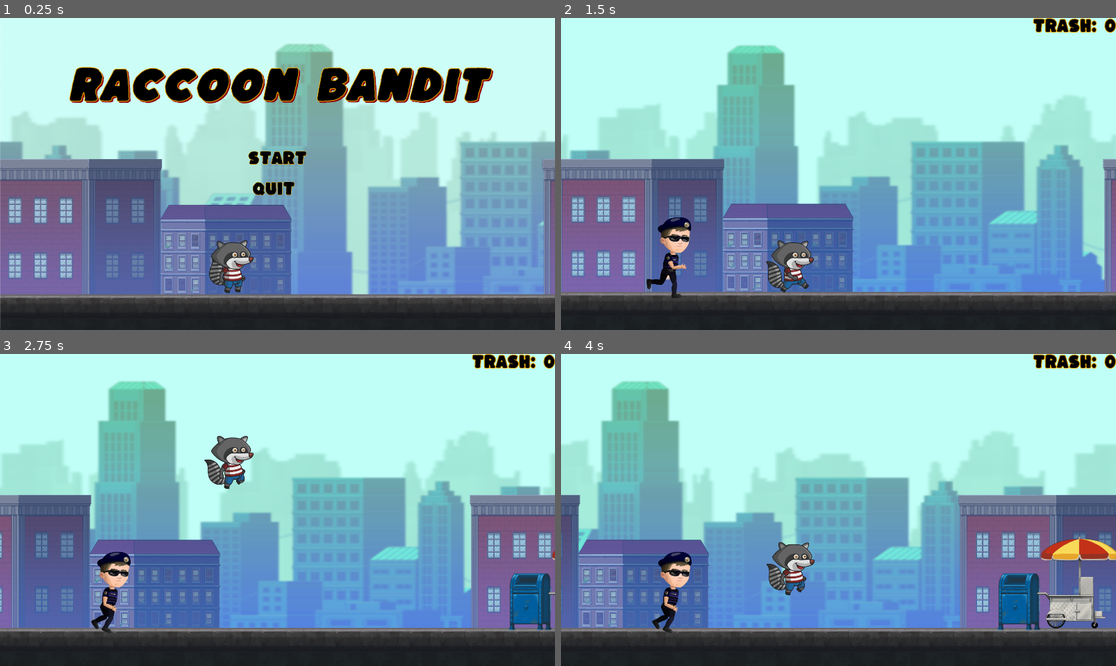
Above: before the commit, frames 1-4 (two rows, left to right).
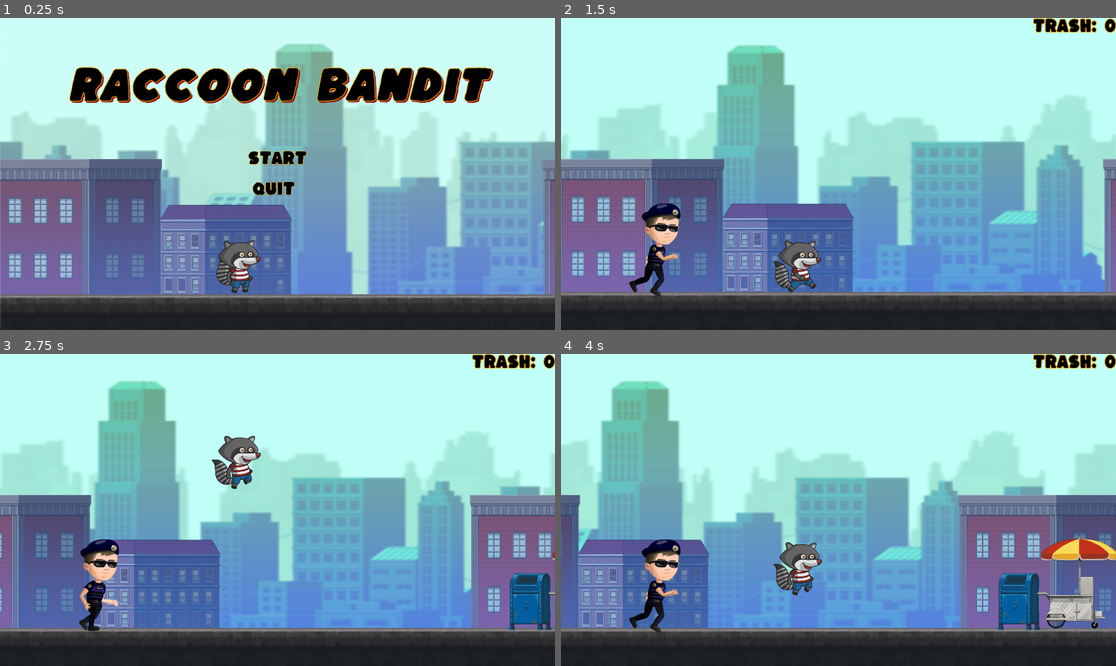
Above: after the commit, the same moments.

Repository: plagunas2/RaccoonBandit
Game: Godot game, scene res://Scenes/Menus/Mainmenu.tscn
Two runs of this game, one before a commit and one after it. Both use one fixed random seed, a clock stepped at 60 frames per second and the inputs below. The engine's default icon, where the game draws it, is replaced by a stand-in: a white triangle on a blue panel in a dark square.
Inputs:
- Up to frame 1 (0.25 s): no input
- Up to frame 2 (1.5 s): click "Start" at 0.5 s
- Up to frame 3 (2.75 s): tap W (jump) at 1.52, 2.27 s
- Up to frame 4 (4 s): hold Down (down) 2.78-3.53 s; tap W (jump) at 3.77 s

The runs differ from the first frame. In frame 1, 0.9% of the frame differs, in the area x 37-47%, y 71-89%; in frame 2, 2.7%; in frame 3, 2.7%, in the area x 14-48%, y 26-90%; in frame 4, 2.7%.

Commit message:
character staging

Diff:
--- a/RaccoonBandit_prototype1/NPC/npc.tscn
+++ b/RaccoonBandit_prototype1/NPC/npc.tscn
@@ -113,7 +113,7 @@
 }],
 "loop": true,
 "name": &"run",
-"speed": 10.0
+"speed": 7.0
 }]
 
 [sub_resource type="CapsuleShape2D" id="CapsuleShape2D_ixrvv"]
@@ -124,13 +124,15 @@
 radius = 17.4617
 
 [node name="npc" type="CharacterBody2D"]
-scale = Vector2(4.75, 4.75)
+scale = Vector2(5.5, 5.5)
 script = ExtResource("1_pn30m")
 
 [node name="AnimatedSprite2D" type="AnimatedSprite2D" parent="."]
 scale = Vector2(0.05, 0.05)
 sprite_frames = SubResource("SpriteFrames_bh507")
 animation = &"run"
+frame = 2
+frame_progress = 0.182522
 
 [node name="CollisionShape2D" type="CollisionShape2D" parent="."]
 shape = SubResource("CapsuleShape2D_ixrvv")
--- a/RaccoonBandit_prototype1/Scenes/Menus/Mainmenu.tscn
+++ b/RaccoonBandit_prototype1/Scenes/Menus/Mainmenu.tscn
@@ -510,7 +510,7 @@
 flat = true
 
 [node name="MainScreenPlayer" parent="." instance=ExtResource("5_s4duc")]
-position = Vector2(800, 865)
+position = Vector2(825, 869)
 motion_mode = 1
 script = SubResource("GDScript_i84wp")
 
--- a/RaccoonBandit_prototype1/Scenes/test_level_pt2.tscn
+++ b/RaccoonBandit_prototype1/Scenes/test_level_pt2.tscn
@@ -281,7 +281,7 @@
 [node name="ParallaxBackground" parent="." instance=ExtResource("1_qa4be")]
 
 [node name="Player" parent="." instance=ExtResource("2_c6vkw")]
-position = Vector2(800, 869)
+position = Vector2(825, 869)
 
 [node name="TileMap" type="TileMap" parent="."]
 visible = false
@@ -306,6 +306,6 @@
 autoplay = true
 
 [node name="npc" parent="." instance=ExtResource("7_yfiwp")]
-position = Vector2(375, 825)
+position = Vector2(325, 800)
 
 [node name="PauseMenu" parent="." instance=ExtResource("9_2bejn")]
